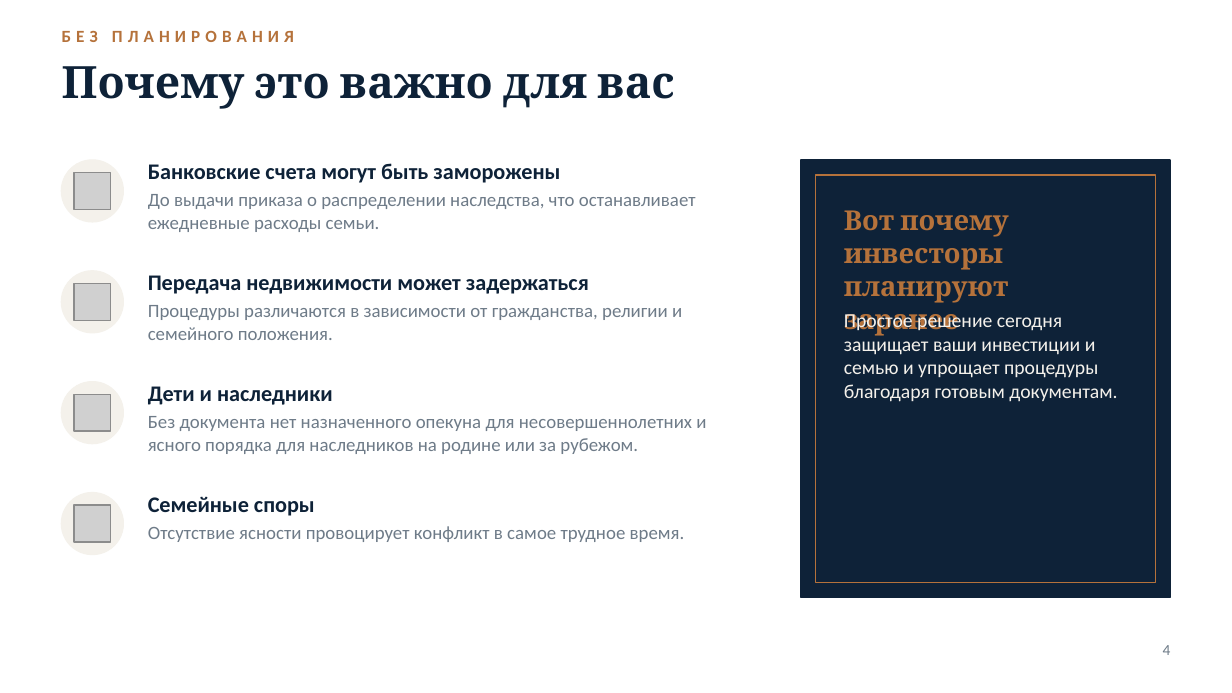
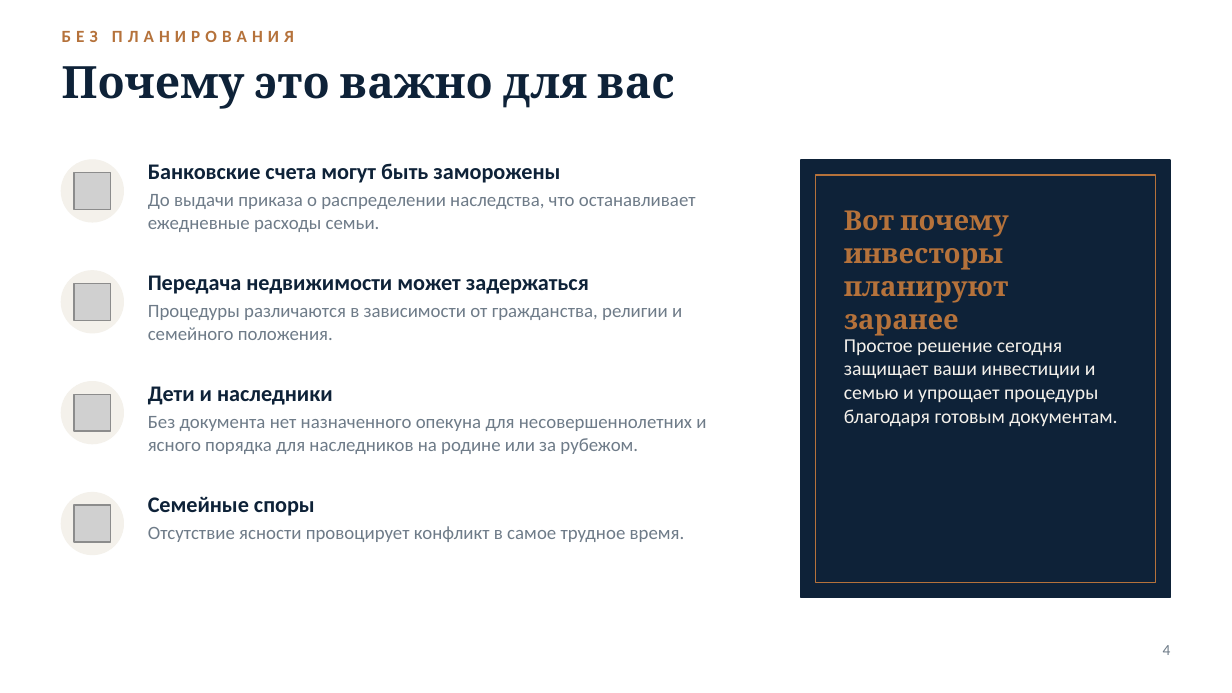
Before and after one commit to abdalmonemalmousa-prog/aa, a slide deck: slide 4 of presentations/04_Client_Consultation_Walkthrough_RU.pptx. Drawn at 1232x693 pixels with LibreOffice and Linux fonts; fonts in the diff are those of the drawing; grey boxes stand for pictures; background and template pictures are left out. Boxes give left, top, right and bottom in pixels: in the first picture for what was removed or moved away, otherwise in the second. Text is boxed around its words. In the diff, an @@ line names an element or a change of style, - is before the commit and + after.

```diff
--- a/presentations/04_Client_Consultation_Walkthrough_RU.pptx
+++ b/presentations/04_Client_Consultation_Walkthrough_RU.pptx
@@ text "Простое решение сегодня защищает ваши ...": place and size @@
-text "Простое решение сегодня защищает ваши ..." at [844,311,1117,402]
+text "Простое решение сегодня защищает ваши ..." at [844,339,1117,427]
```
Also in this commit, not shown: 2 other slides changed, 4 slides added, 25 other files.
